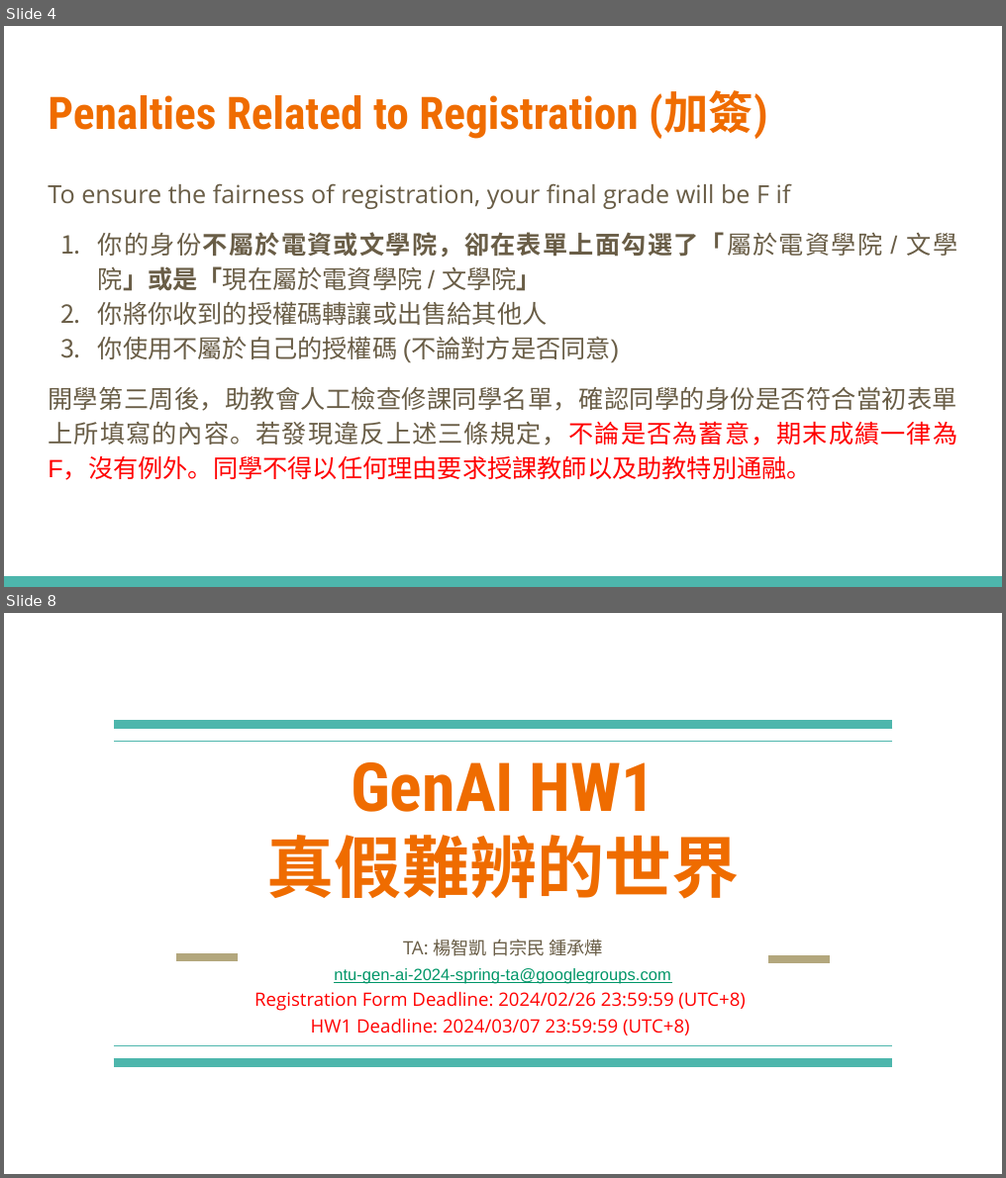
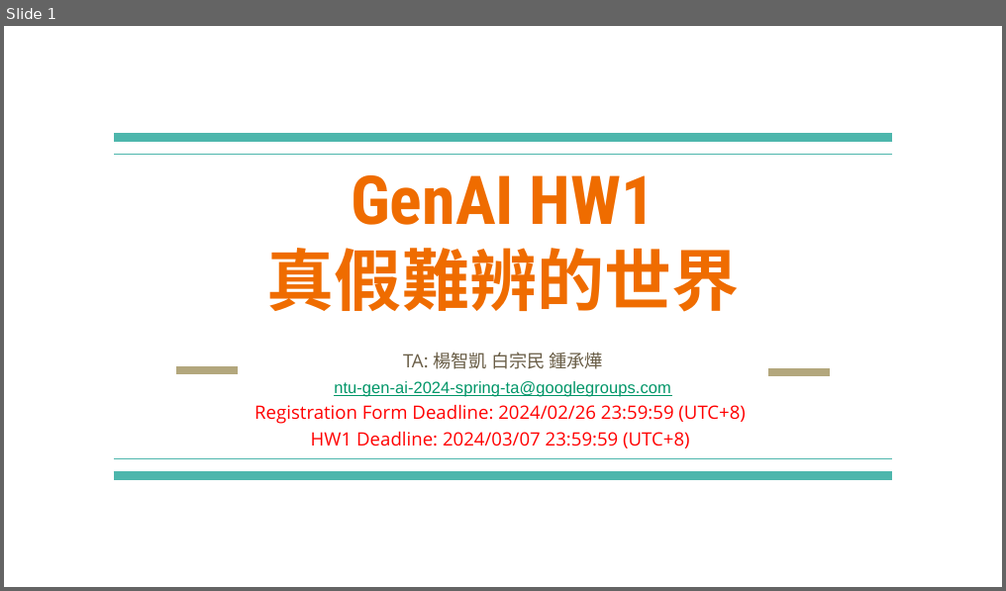
Before and after one commit to lanzhiwang/machine_learning, a slide deck: 2024_generative_ai/homework/01_真假難辨的世界.pptx. Shown one above the other, each under a label of ours: slides 4 and 8 before the commit, slide 1 after it; the slides between them are not shown. The pictures are 1006x1178 and 1006x591 pixels, drawn with LibreOffice and Linux fonts; fonts in the diff are those of the drawing. Boxes give left, top, right and bottom in pixels: in the first picture for what was removed or moved away, otherwise in the second. Text is boxed around its words. In the diff, an @@ line names an element or a change of style, - is before the commit and + after.

```diff
--- a/2024_generative_ai/homework/01_真假難辨的世界.pptx
+++ b/2024_generative_ai/homework/01_真假難辨的世界.pptx
@@ slide 4 removed at bbox=[4, 26, 1002, 587], background #FFFFFF @@
@@ title removed at bbox=[48, 90, 767, 139] @@
-Penalties Related to Registration (加簽)
@@ text removed at bbox=[48, 183, 958, 480] @@
-To ensure the fairness of registration, your final grade will be F if
-1. 你的身份不屬於電資或文學院，卻在表單上面勾選了「屬於電資學院 / 文學院」或是「現在屬於電資學院 / 文學院」
-2. 你將你收到的授權碼轉讓或出售給其他人
-3. 你使用不屬於自己的授權碼 (不論對方是否同意)
-開學第三周後，助教會人工檢查修課同學名單，確認同學的身份是否符合當初表單上所填寫的內容。若發現違反上述三條規定，不論是否為蓄意，期末成績一律為F，沒有例外。同學不得以任何理由要求授課教師以及助教特別通融。
@@ rectangle removed at bbox=[4, 576, 1002, 587] @@
@@ what was slide 8 is now slide 1 @@
```
Also in this commit, not shown: 6 other slides removed, 56 other files.
